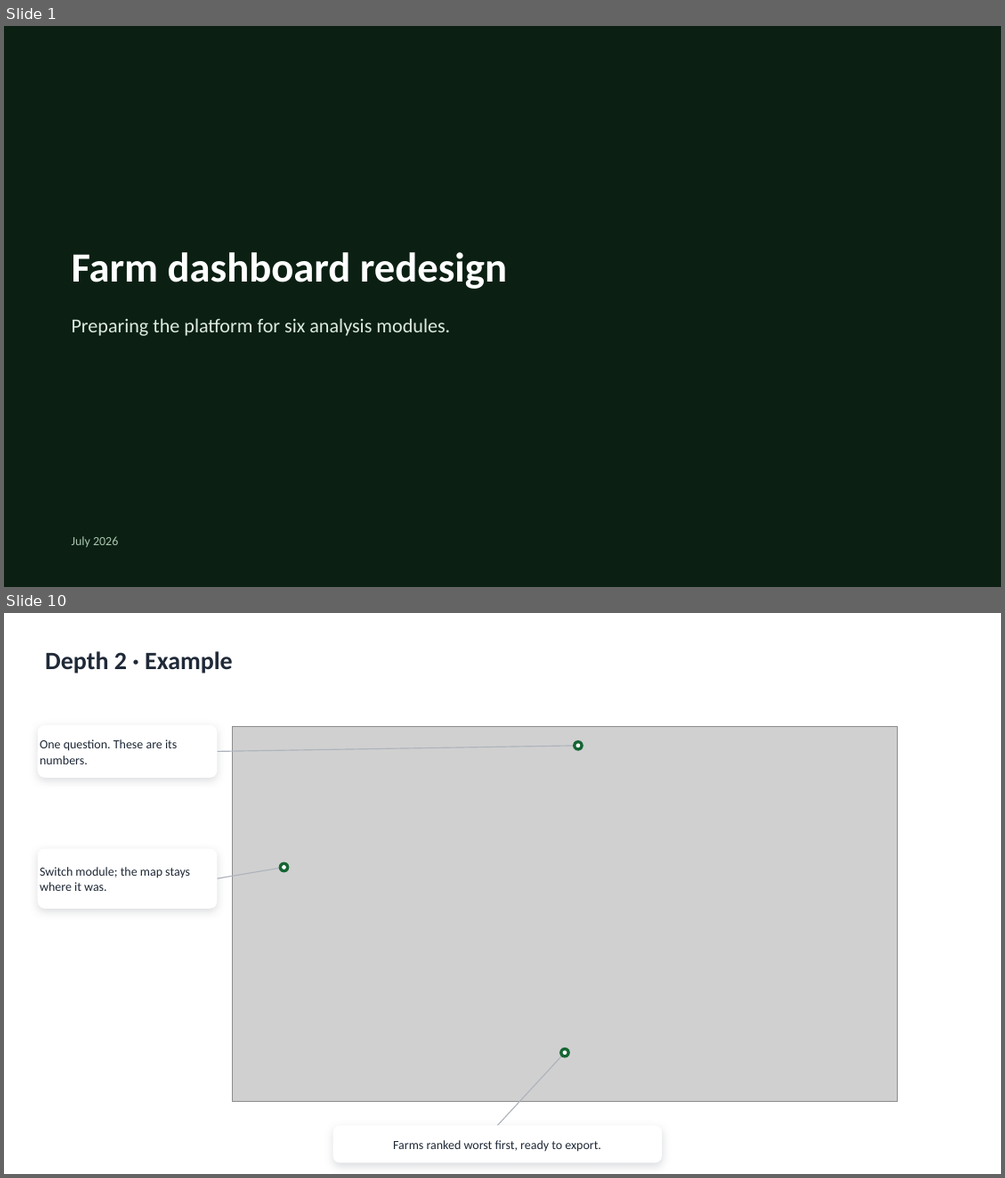
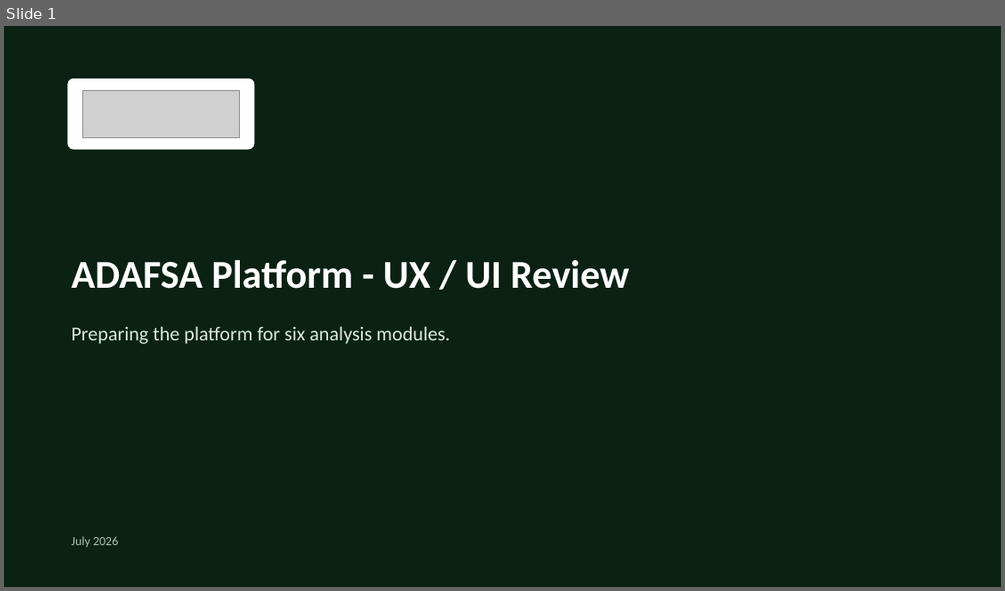
Before and after one commit to romainbigare/adafsa-mockup, a slide deck: presentation/adafsa-redesign-draft.pptx. Shown one above the other, each under a label of ours: slides 1 and 10 before the commit, slide 1 after it; the slides between them are not shown. The pictures are 1005x1178 and 1005x591 pixels, drawn with LibreOffice and Linux fonts; fonts in the diff are those of the drawing; grey boxes stand for pictures; background and template pictures are left out. Boxes give left, top, right and bottom in pixels: in the first picture for what was removed or moved away, otherwise in the second. Text is boxed around its words. In the diff, an @@ line names an element or a change of style, - is before the commit and + after.

```diff
--- a/presentation/adafsa-redesign-draft.pptx
+++ b/presentation/adafsa-redesign-draft.pptx
@@ slide 10 removed at (4,613,1001,1174), background #FFFFFF @@
@@ text removed at (45,651,233,674) @@
-Depth 2 · Example
@@ rounded rectangle removed at (38,725,217,778) @@
-One question. These are its numbers.
@@ line removed from (217, 751) to (578, 746) @@
@@ picture removed at (232,727,898,1102) @@
@@ ellipse removed at (573,740,583,751) @@
@@ ellipse removed at (576,743,581,747) @@
@@ rounded rectangle removed at (38,849,217,908) @@
-Switch module; the map stays where it was.
@@ line removed from (217, 878) to (283, 868) @@
@@ ellipse removed at (278,862,289,873) @@
@@ ellipse removed at (283,865,287,869) @@
@@ line removed from (498, 1126) to (565, 1053) @@
@@ ellipse removed at (559,1047,570,1058) @@
@@ ellipse removed at (563,1051,567,1055) @@
@@ rounded rectangle removed at (333,1126,662,1163) @@
-Farms ranked worst first, ready to export.
@@ slide 1 changed as well @@
@@ rectangle at (4,26,1001,587): fill #0B1F12 at 84% opacity to #0B1F12 at 78% opacity @@
@@ rounded rectangle added at (67,79,254,150), fill #FFFFFF @@
@@ picture added at (82,90,240,137) @@
@@ text removed at (72,252,507,289) @@
-Farm dashboard redesign
@@ text added at (72,260,629,289), 38 pt, text #FFFFFF, bold @@
+ADAFSA Platform - UX / UI Review
@@ text "Preparing the platform for six ...": place and size @@
-text "Preparing the platform for six ..." at (72,318,450,336)
+text "Preparing the platform for six ..." at (72,326,450,344)
```
Also in this commit, not shown: 2 other slides changed, 12 slides added, 8 other slides removed, 17 other files.
